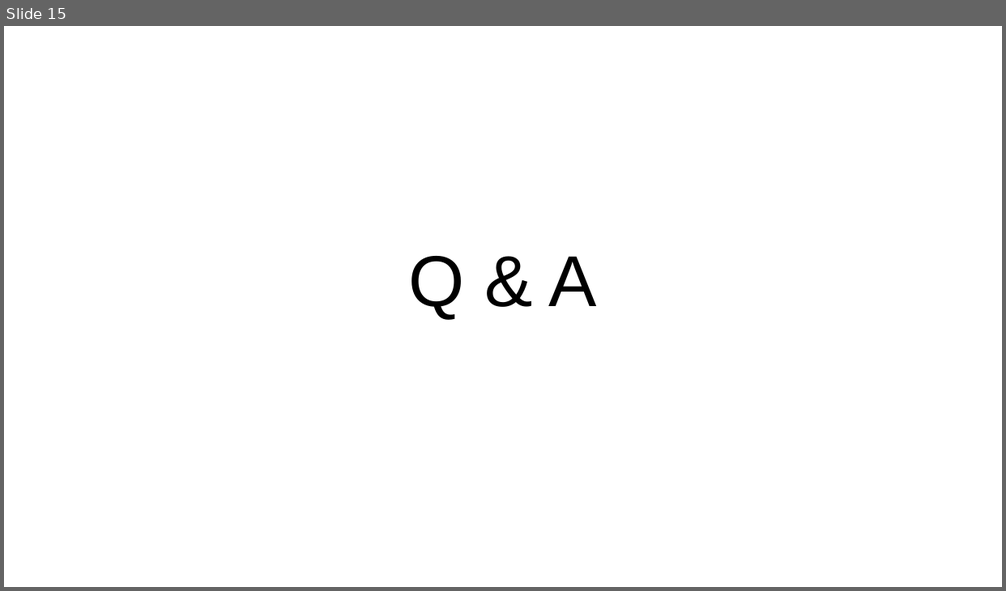
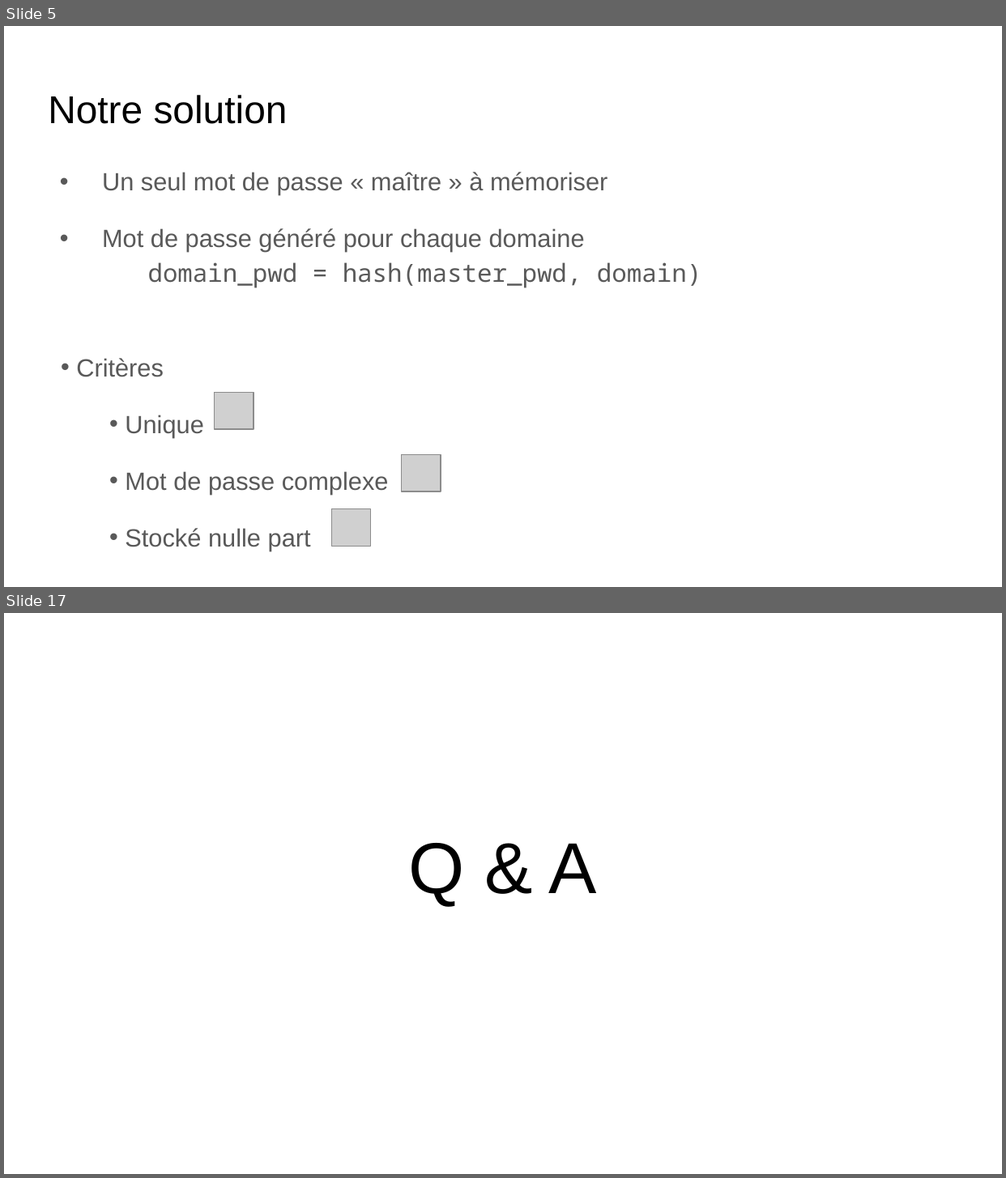
Before and after one commit to claudiosousa/hard-pass, a slide deck: presentation/Intermediaire/Hard-pass.pptx. Shown one above the other, each under a label of ours: slide 15 before the commit, slides 5 and 17 after it; the slides between them are not shown. The pictures are 1006x591 and 1006x1178 pixels, drawn with LibreOffice and Linux fonts; fonts in the diff are those of the drawing; grey boxes stand for pictures. Boxes give left, top, right and bottom in pixels: in the first picture for what was removed or moved away, otherwise in the second. Text is boxed around its words. In the diff, an @@ line names an element or a change of style, - is before the commit and + after.

```diff
--- a/presentation/Intermediaire/Hard-pass.pptx
+++ b/presentation/Intermediaire/Hard-pass.pptx
@@ slide 5 added at <box>4,26,1002,587</box>, background #FFFFFF @@
@@ title added at <box>48,95,288,124</box>, 28 pt, text #000000 @@
+Notre solution
@@ text added at <box>102,172,701,288</box>, 18 pt, text #595959 @@
+• Un seul mot de passe « maître » à mémoriser
+• Mot de passe généré pour chaque domaine
+  domain_pwd = hash(master_pwd, domain)
@@ group added at <box>76,358,440,551</box>: 3 pictures, 1 text @@
+• Critères
+• Unique
+• Mot de passe complexe
+• Stocké nulle part
@@ what was slide 15 is now slide 17 @@
```
Also in this commit, not shown: 4 slides changed, 1 other slide added, 5 other files.
